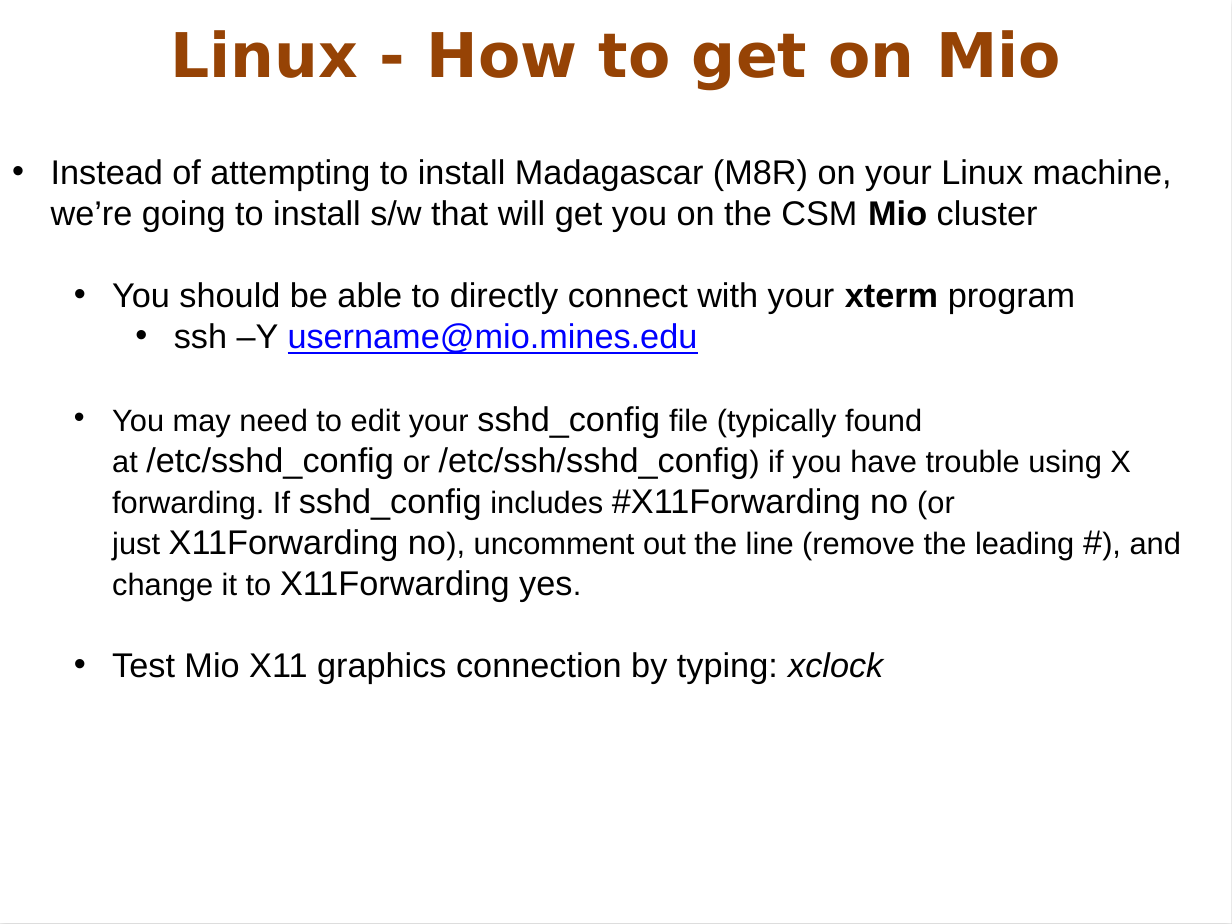
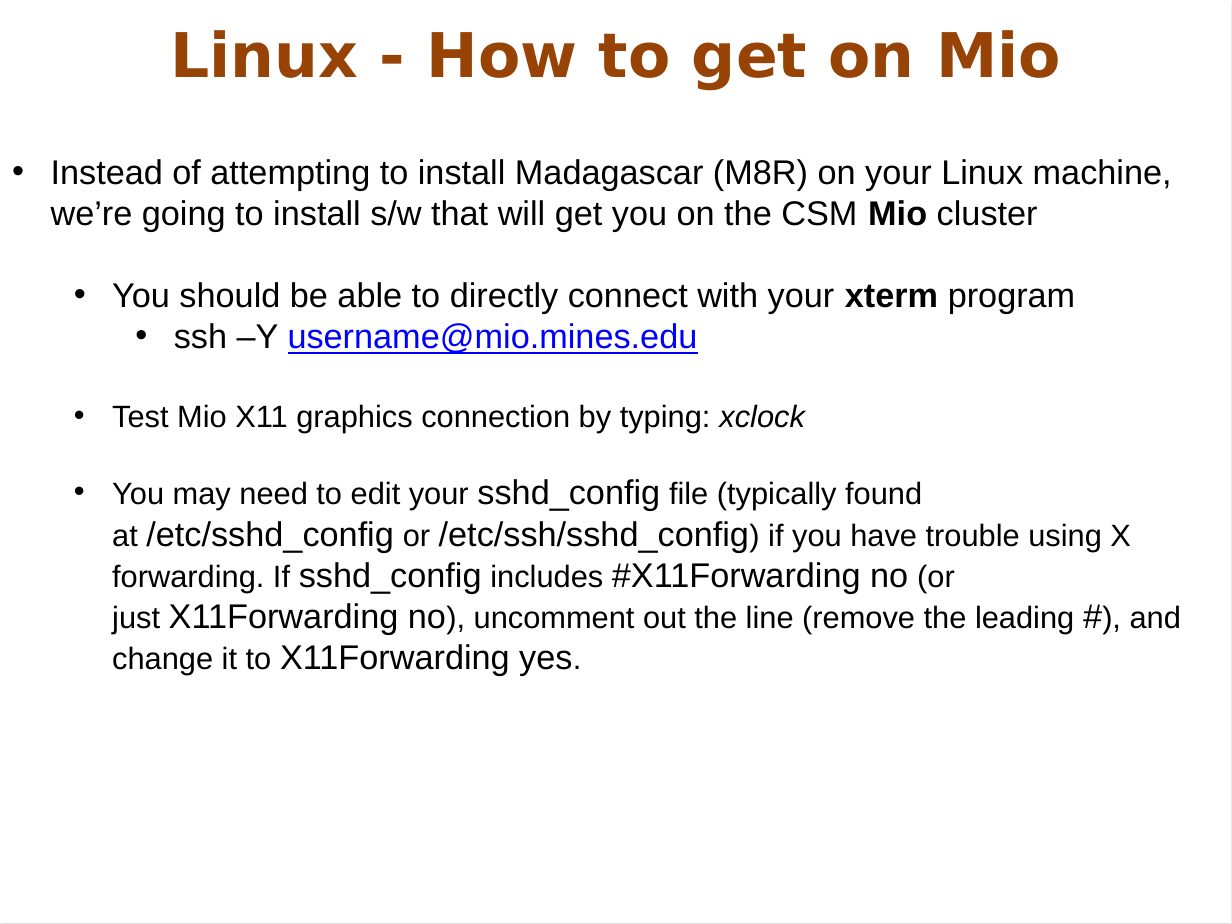
Before and after one commit to jshragge/CSM_GEOP_M8R, a slide deck: slide 4 of 00_Setup/Madagascar-STARTUP-2020.pptx. Drawn at 1232x924 pixels with LibreOffice and Linux fonts; fonts in the diff are those of the drawing; background and template pictures are left out. Boxes give left, top, right and bottom in pixels: in the first picture for what was removed or moved away, otherwise in the second. Text is boxed around its words. In the diff, an @@ line names an element or a change of style, - is before the commit and + after.

```diff
--- a/00_Setup/Madagascar-STARTUP-2020.pptx
+++ b/00_Setup/Madagascar-STARTUP-2020.pptx
@@ text at <box>112,404,805,433</box>: paragraph added @@
+  • Test Mio X11 graphics connection by typing: xclock
@@ text at <box>112,652,883,684</box>: paragraph removed @@
-  • Test Mio X11 graphics connection by typing: xclock
```
Also in this commit, not shown: 4 other files.
